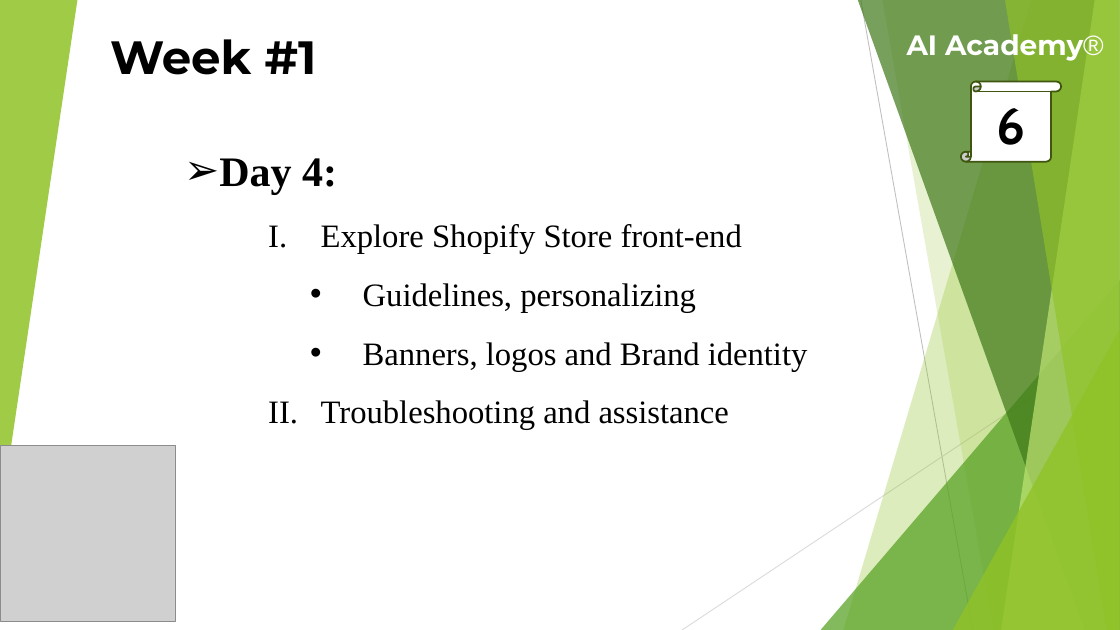
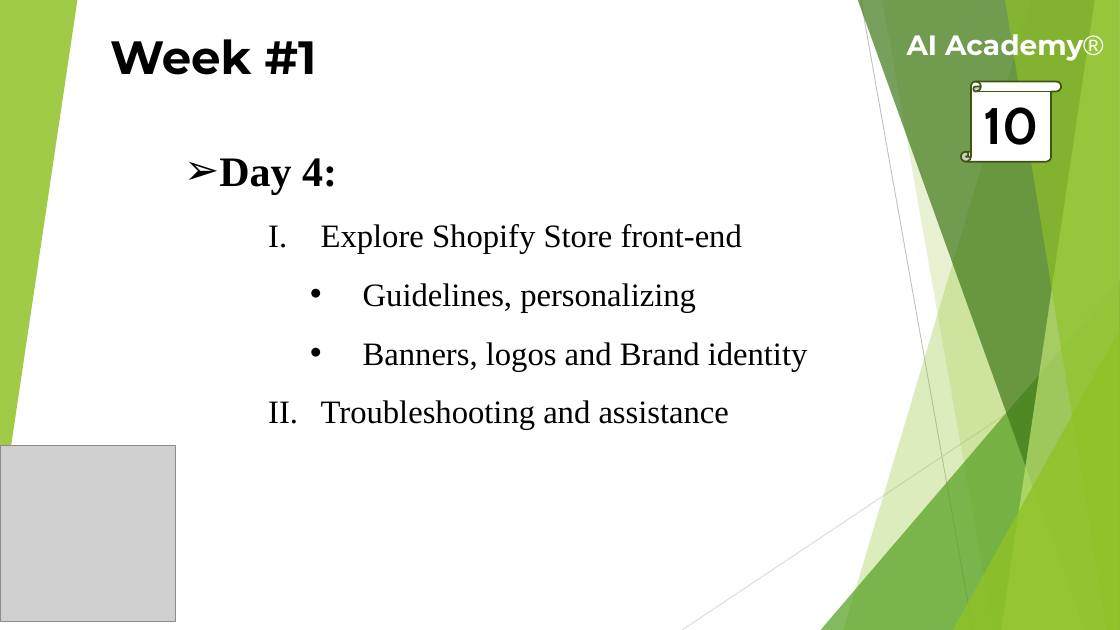
Before and after one commit to theaamirlatif/AI-Academy, a slide deck: slide 10 of eCommerce/Lectures/4th Week Lecture.pptx (slide 6 before the commit). Drawn at 1120x630 pixels with LibreOffice and Linux fonts; fonts in the diff are those of the drawing; grey boxes stand for pictures. Boxes give left, top, right and bottom in pixels: in the first picture for what was removed or moved away, otherwise in the second. Text is boxed around its words. In the diff, an @@ line names an element or a change of style, - is before the commit and + after.

```diff
--- a/eCommerce/Lectures/4th Week Lecture.pptx
+++ b/eCommerce/Lectures/4th Week Lecture.pptx
@@ text in vertical scroll at (x1=983, y1=107, x2=1038, y2=145): text changed @@
-6
+10
```
Also in this commit, not shown: 2 other slides changed, 9 slides added.
